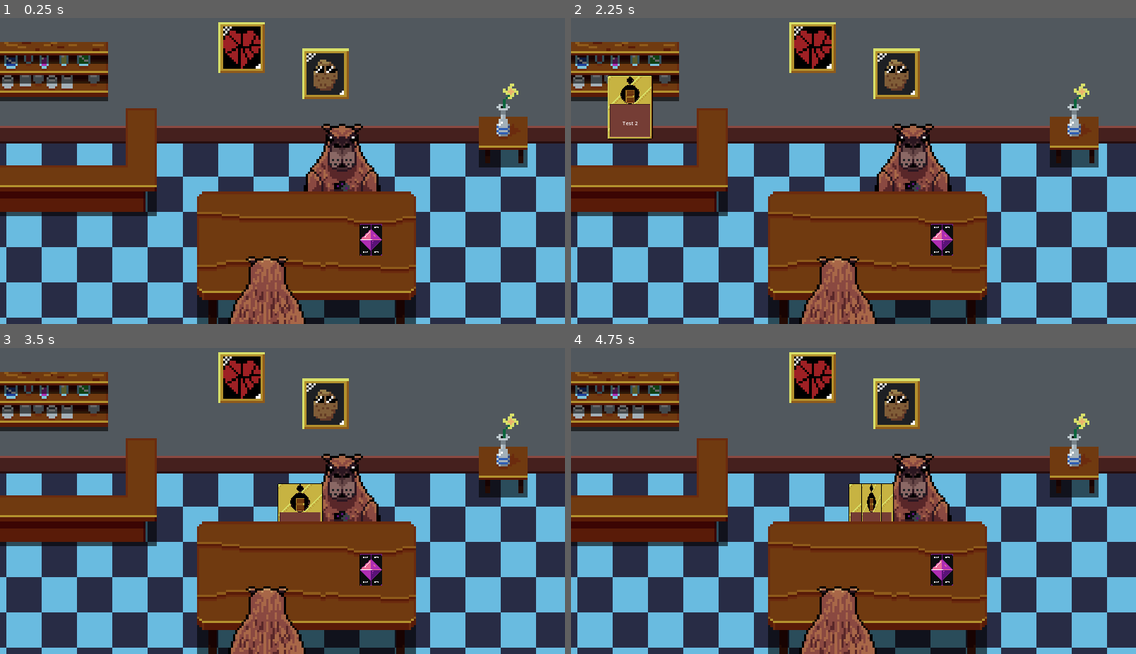
Above: before the commit, frames 1-4 (two rows, left to right).
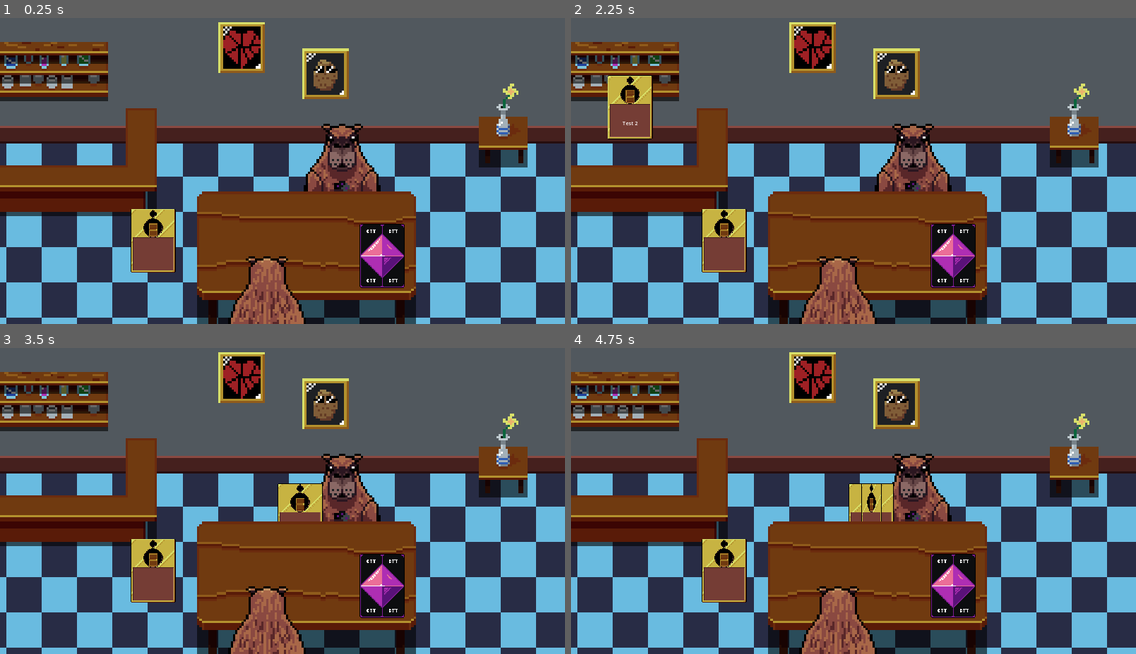
Above: after the commit, the same moments.

Repository: Buckviser/GameJam
Game: Godot game, scene res://scenes/battle_table.tscn
Same seed, same stepped clock (60 frames per second), same inputs: the game is played once before the commit and once after it.
Inputs (mouse positions are in pixels of both pictures, inside the frame that each line leads up to):
- Up to frame 1 (0.25 s): no input
- Up to frame 2 (2.25 s): tap Enter at 0.5, 2 s; move the mouse to (977, 149) at 0.52 s; tap Z at 0.6, 1.35, 2.1 s; click (977, 149) at 0.67 s; tap Space at 0.77, 1.25, 1.52 s; move the mouse to (740, 180) at 1.27 s; click (740, 180) at 1.42 s; move the mouse to (910, 94) at 2.02 s; click (910, 94) at 2.17 s
- Up to frame 3 (3.5 s): move the mouse to (254, 559) at 2.77 s; tap Z at 2.85 s; click (254, 559) at 2.92 s; tap Space at 3.02 s
- Up to frame 4 (4.75 s): tap Space at 3.5, 3.77, 4.52 s; move the mouse to (1023, 543) at 3.52 s; tap Z at 3.6, 4.35 s; click (1023, 543) at 3.67 s; tap Enter at 4.25 s; move the mouse to (684, 448) at 4.27 s; click (684, 448) at 4.42 s

The runs differ from the first frame. In frame 1, 3.2% of the frame differs, in the area x 23-72%, y 62-89%; in frame 2, 3.2%; in frame 3, 3.2%; in frame 4, 3.2%.
Error in both runs: Invalid access to property or key 'card_owner' on a base object of type 'null instance'. (res://scenes/battle_table.tscn::GDScript_si2f6:60)

Commit message:
subiu

Diff:
--- a/project.godot
+++ b/project.godot
@@ -21,7 +21,6 @@
 window/size/viewport_height=720
 window/size/mode=3
 window/stretch/mode="canvas_items"
-window/stretch/aspect="expand"
 
 [rendering]
 
--- a/scenes/battle_table.tscn
+++ b/scenes/battle_table.tscn
@@ -227,8 +227,7 @@
 offset_left = 815.0
 offset_top = 493.0
 offset_right = 917.0
-offset_bottom = 637.0
-scale = Vector2(0.5, 0.5)
+offset_bottom = 638.0
 texture = ExtResource("2_n4edi")
 expand_mode = 1
 
@@ -243,10 +242,10 @@
 
 [node name="player_hand_container" type="HBoxContainer" parent="."]
 z_index = 2
-offset_left = 668.0
-offset_top = 574.0
-offset_right = 1180.0
-offset_bottom = 707.0
+offset_left = 667.0
+offset_top = 552.0
+offset_right = 1267.0
+offset_bottom = 697.0
 size_flags_horizontal = 4
 size_flags_vertical = 4
 alignment = 1
@@ -313,4 +312,10 @@
 position = Vector2(697, 360)
 texture = ExtResource("6_kp2p7")
 
+[node name="card" parent="." instance=ExtResource("1_sqmq8")]
+offset_left = 296.0
+offset_top = 459.0
+offset_right = 398.0
+offset_bottom = 604.0
+
 [connection signal="gui_input" from="player_deck" to="." method="_on_deck_gui_input"]
